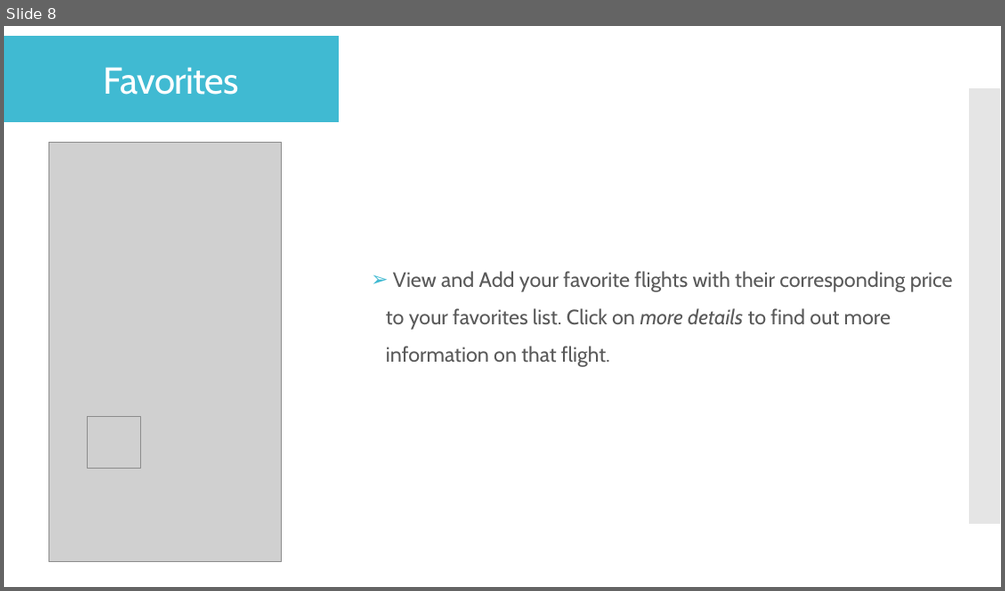
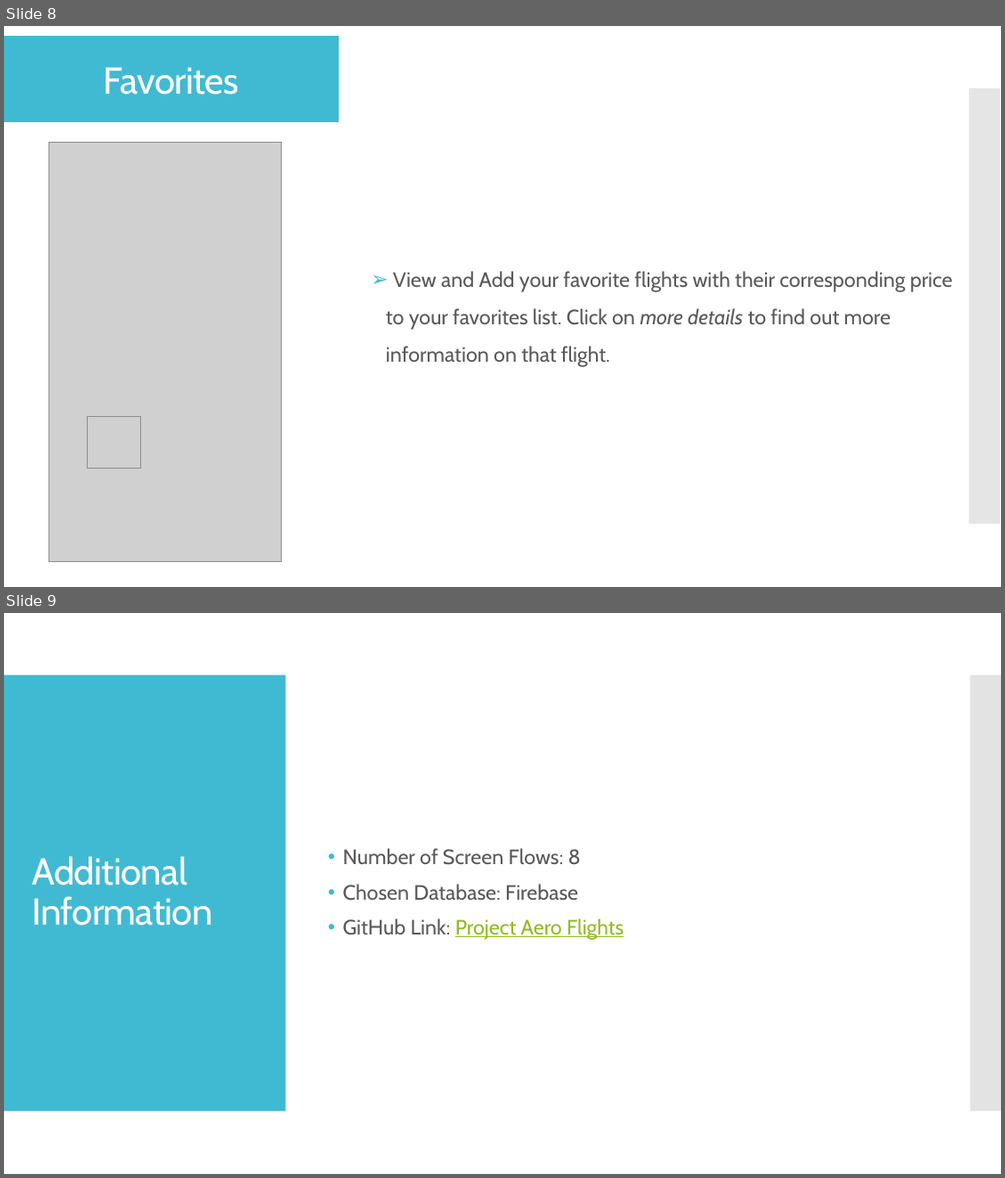
Before and after one commit to adinashby-vanier-college/app-dev-2-project-imro1, a slide deck: Aero_Flights_Deliverable_0.pptx. Shown one above the other, each under a label of ours: slide 8 before the commit, slides 8 and 9 after it. The pictures are 1005x591 and 1005x1178 pixels, drawn with LibreOffice and Linux fonts; fonts in the diff are those of the drawing; grey boxes stand for pictures. Boxes give left, top, right and bottom in pixels: in the first picture for what was removed or moved away, otherwise in the second. Text is boxed around its words. In the diff, an @@ line names an element or a change of style, - is before the commit and + after.

Commit message:
Added additional info section. Remaining pages: Flight, Map and Search.

```diff
--- a/Aero_Flights_Deliverable_0.pptx
+++ b/Aero_Flights_Deliverable_0.pptx
@@ slide 9 added at [4,613,1001,1174], background #FFFFFF @@
@@ rectangle added at [4,675,286,1111], fill #40BAD2 @@
@@ rectangle added at [971,675,1001,1111], fill #C8C8C8 at 50% opacity @@
@@ text added at [343,848,623,940], 20 pt, text #595959 @@
+• Number of Screen Flows: 8
+• Chosen Database: Firebase
+• GitHub Link: Project Aero Flights
@@ title added at [32,856,213,925], 36 pt, text #FFFFFF @@
+Additional Information
```
